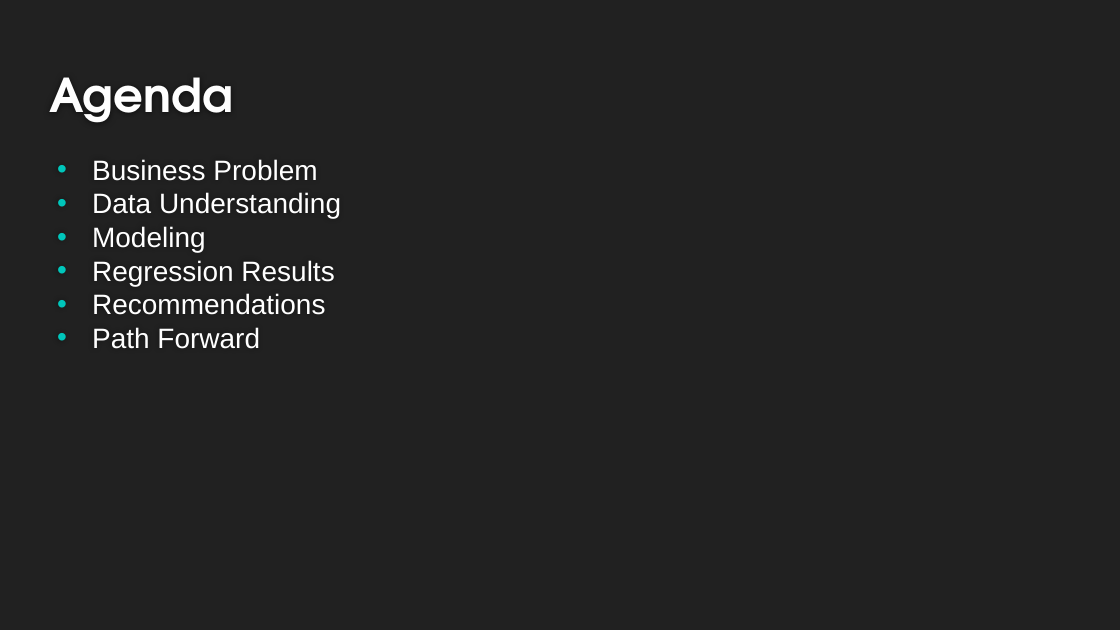
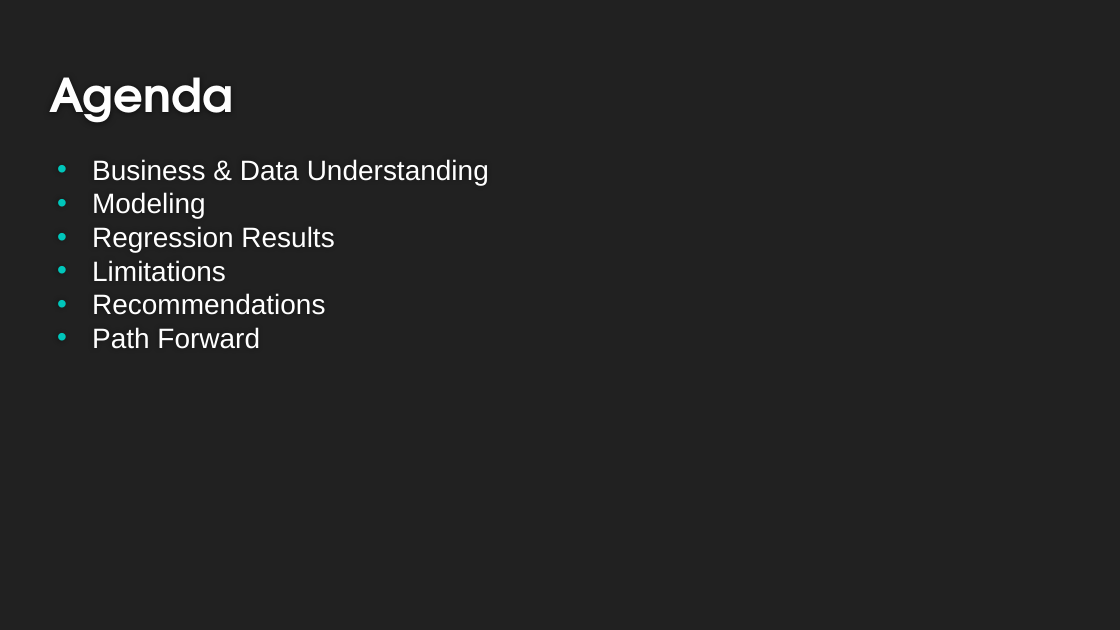
Before and after one commit to Dmvinedata/dsc-phase-2-project-v2-3, a slide deck: slide 3 of Phase2_Project_Presentation_DJackson.pptx. Drawn at 1120x630 pixels with LibreOffice and Linux fonts; fonts in the diff are those of the drawing. Boxes give left, top, right and bottom in pixels: in the first picture for what was removed or moved away, otherwise in the second. Text is boxed around its words. In the diff, an @@ line names an element or a change of style, - is before the commit and + after.

```diff
--- a/Phase2_Project_Presentation_DJackson.pptx
+++ b/Phase2_Project_Presentation_DJackson.pptx
@@ text at (x1=92, y1=159, x2=489, y2=185): text changed @@
-• Business Problem
-• Data Understanding
+• Business & Data Understanding
@@ text at (x1=92, y1=260, x2=226, y2=282): paragraph added @@
+• Limitations
```
Also in this commit, not shown: 6 other slides changed, 3 slides added, 2 slides removed, 9 other files.
